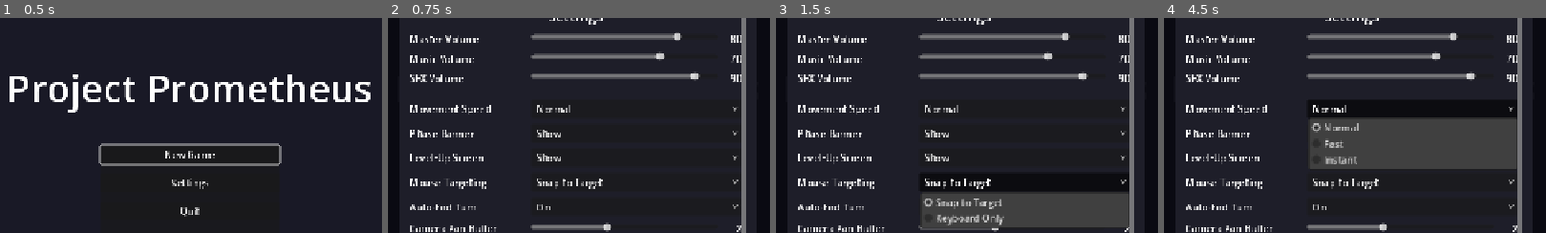
Above: before the commit, frames 1-4 (left to right).
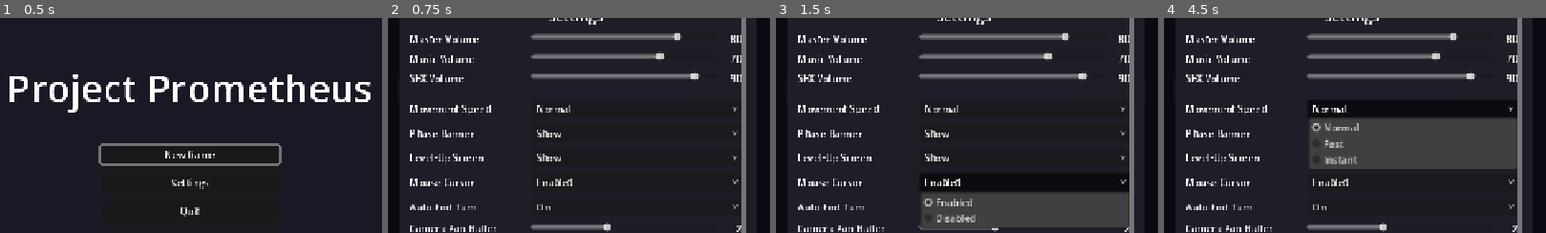
Above: after the commit, the same moments.

Repository: jackmanj1337/Project_Prometheus
Game: Godot game, scene res://scenes/core/Boot.tscn
The game is run twice, just before and just after one commit, with the same random seed, the same clock (stepped at 60 frames per second) and the same inputs.
Inputs (mouse positions are % of the whole screen's width and height, from its top left):
- Up to frame 1 (0.5 s): no input
- Up to frame 2 (0.75 s): click "Settings" at 0.5 s
- Up to frame 3 (1.5 s): click (58, 50) at 1.25 s, where only the run before the commit has a clickable "Snap to Target"
- Up to frame 4 (4.5 s): click (58, 50) at 2 s, where only the run after the commit has a clickable "Enabled"; click "New Game" at 2.75 s; click "New Game" at 3.5 s; click "Normal" at 4.25 s
The pictures show only the part of the screen within x 25-75%, y 12-62%; the shares and areas given below are measured in that part.

Frame 1 is identical in both runs. In frame 2, 0.6% of the frame differs, in the area x 15-57%, y 74-80%; in frame 3, 1.2%, in the area x 15-60%, y 74-97%; in frame 4, 0.6%.

Commit message:
Fix PT4 #1: rename mouse_targeting → mouse_cursor; gate motion in all states
Player reported that, even with the (then-named) 'Mouse Targeting' setting
set to 'Keyboard Only', bumping the mouse still moved the cursor in keyboard
play. Root cause: the setting was checked only inside the TARGETING state at
MapCursor._handle_targeting_mouse_motion; FREE / UNIT_SELECTED moved the cursor
on every InputEventMouseMotion with no gate.

Per GDD_10a A1 / designer call: rename the setting to mouse_cursor (values
'enabled'/'disabled', default 'enabled') and apply the gate once at the top of
_handle_mouse_motion, so it covers every state. The targeting-snap behavior is
preserved when enabled; nothing snaps when disabled. Mouse *clicks* (confirm/
cancel/middle-click danger toggle) are deliberately left active — the toggle
is scoped to cursor follow, not all mouse input.

Touched:
  - SettingsManager.gd — rename field; default 'enabled'; one-shot migration
    in load_settings() honours the legacy 'mouse_targeting' cfg key once.
  - SettingsScreen.gd + .tscn — node names HBoxMouseCursor/OptMouseCursor;
    row label 'Mouse Cursor'; values 'Enabled'/'Disabled'.
  - MapCursor.gd — single gate in _handle_mouse_motion; targeting handler's
    redundant per-state check removed; header comment now describes the
    enabled-only contract.
  - GDD_01 + GDD_07 — spec updated; migration note added.
  - test_map_cursor.gd — new case asserts motion is ignored when disabled
    and resumes when enabled.
  - test_settings_screen.gd — node path updated to the new names.
  - GDD_10a_Overview.md — A1 moved to §1 Done with the verifying test.

Suite: 24 suites / 422 tests green.

Diff:
--- a/scenes/ui/SettingsScreen.tscn
+++ b/scenes/ui/SettingsScreen.tscn
@@ -154,15 +154,15 @@
 layout_mode = 2
 size_flags_horizontal = 3
 
-[node name="HBoxMouseTargeting" type="HBoxContainer" parent="Panel/ScrollContainer/VBox"]
-layout_mode = 2
-
-[node name="Label" type="Label" parent="Panel/ScrollContainer/VBox/HBoxMouseTargeting"]
-custom_minimum_size = Vector2(200, 0)
-layout_mode = 2
-text = "Mouse Targeting"
-
-[node name="OptMouseTargeting" type="OptionButton" parent="Panel/ScrollContainer/VBox/HBoxMouseTargeting"]
+[node name="HBoxMouseCursor" type="HBoxContainer" parent="Panel/ScrollContainer/VBox"]
+layout_mode = 2
+
+[node name="Label" type="Label" parent="Panel/ScrollContainer/VBox/HBoxMouseCursor"]
+custom_minimum_size = Vector2(200, 0)
+layout_mode = 2
+text = "Mouse Cursor"
+
+[node name="OptMouseCursor" type="OptionButton" parent="Panel/ScrollContainer/VBox/HBoxMouseCursor"]
 layout_mode = 2
 size_flags_horizontal = 3
 
--- a/scripts/autoloads/SettingsManager.gd
+++ b/scripts/autoloads/SettingsManager.gd
@@ -18,8 +18,13 @@
 var phase_banner: String = "show"
 # "show"|"auto"|"skip"
 var level_up_screen: String = "show"
-# "snap"|"disabled" — mouse behavior while choosing a target tile
-var mouse_targeting: String = "snap"
+# "enabled"|"disabled" — whether the mouse drives the on-map cursor at all.
+# When "enabled", mouse motion moves the cursor in FREE / UNIT_SELECTED states
+# and snaps to the nearest valid target in TARGETING. When "disabled", mouse
+# motion is ignored entirely so stray bumps don't move the cursor in keyboard
+# play (PT4 #1). Mouse *clicks* (confirm/cancel/middle-click danger toggle) are
+# intentional acts and remain active in both modes.
+var mouse_cursor: String = "enabled"
 # Whether the player phase ends automatically once every unit has acted (#2).
 var auto_end_turn: bool = true
 # Tiles from the viewport edge that trigger a camera pan (#17). Default mirrors
@@ -55,7 +60,15 @@
 	movement_speed    = cfg.get_value("gameplay", "movement_speed",    movement_speed)
 	phase_banner      = cfg.get_value("gameplay", "phase_banner",      phase_banner)
 	level_up_screen   = cfg.get_value("gameplay", "level_up_screen",   level_up_screen)
-	mouse_targeting   = cfg.get_value("gameplay", "mouse_targeting",   mouse_targeting)
+	mouse_cursor      = cfg.get_value("gameplay", "mouse_cursor",      mouse_cursor)
+	# Migration (2026-05-20): the setting was renamed from mouse_targeting (values
+	# "snap"|"disabled") to mouse_cursor (values "enabled"|"disabled") because the
+	# old name covered only the TARGETING state. Honour an old cfg key once so
+	# saved preferences survive the rename. Remove this branch once no in-flight
+	# cfg files are likely to carry the legacy key.
+	var legacy_mouse: String = cfg.get_value("gameplay", "mouse_targeting", "")
+	if legacy_mouse != "":
+		mouse_cursor = "disabled" if legacy_mouse == "disabled" else "enabled"
 	auto_end_turn      = cfg.get_value("gameplay", "auto_end_turn",      auto_end_turn)
 	# Clamp on load: the SettingsScreen slider is limited to 0-5, but a hand-edited
 	# or corrupt cfg could feed an out-of-range value into the camera-scroll math.
@@ -78,7 +91,7 @@
 	cfg.set_value("gameplay", "movement_speed",    movement_speed)
 	cfg.set_value("gameplay", "phase_banner",      phase_banner)
 	cfg.set_value("gameplay", "level_up_screen",   level_up_screen)
-	cfg.set_value("gameplay", "mouse_targeting",   mouse_targeting)
+	cfg.set_value("gameplay", "mouse_cursor",      mouse_cursor)
 	cfg.set_value("gameplay", "auto_end_turn",      auto_end_turn)
 	cfg.set_value("gameplay", "camera_edge_buffer", camera_edge_buffer)
 
@@ -102,7 +115,7 @@
 			movement_speed    = "normal"
 			phase_banner      = "show"
 			level_up_screen   = "show"
-			mouse_targeting   = "snap"
+			mouse_cursor      = "enabled"
 			auto_end_turn      = true
 			camera_edge_buffer = 2
 		"controls":
--- a/scripts/core/MapCursor.gd
+++ b/scripts/core/MapCursor.gd
@@ -248,6 +248,13 @@
 func _handle_mouse_motion(event: InputEventMouseMotion) -> void:
 	if _camera == null or _grid == null:
 		return
+	# Player-controlled gate: when mouse_cursor is "disabled", a stray bump must
+	# not move the on-map cursor in any state (PT4 #1). Mouse *clicks* are still
+	# accepted as confirm/cancel — see _handle_mouse_button — because clicks are
+	# intentional and the toggle is scoped to cursor follow, not all mouse input.
+	var sm := get_node_or_null("/root/SettingsManager")
+	if sm != null and sm.mouse_cursor == "disabled":
+		return
 	# canvas_transform maps world → screen; its inverse converts screen pixels to world coords.
 	# Using the camera's own transform here would be wrong — it doesn't account for viewport offset.
 	var world := get_viewport().canvas_transform.affine_inverse() * event.position
@@ -271,16 +278,13 @@
 		# UNIT_MOVED (menu open) ignores mouse motion.
 
 
-# Mouse motion while choosing a target obeys the mouse_targeting UX setting:
-#   "snap"     — cursor jumps to the valid target nearest the pointer (Manhattan).
-#   "disabled" — motion is ignored; only keyboard cycling moves the cursor.
-# Mouse *clicks* still confirm/cancel regardless — handled in _handle_mouse_button.
+# Mouse motion in TARGETING snaps the cursor to the valid target nearest the
+# pointer (Manhattan distance). The "is the mouse cursor enabled?" gate is
+# already enforced once in _handle_mouse_motion above, so this function runs
+# only when mouse_cursor == "enabled".
 func _handle_targeting_mouse_motion(tile: Vector2i) -> void:
 	if not _targeting.can_change_target():
 		return  # frozen while the attack preview is showing
-	var sm := get_node_or_null("/root/SettingsManager")
-	if sm != null and sm.mouse_targeting == "disabled":
-		return
 	var tiles := _targeting.target_tiles()
 	if tiles.is_empty():
 		return
--- a/scripts/tests/test_map_cursor.gd
+++ b/scripts/tests/test_map_cursor.gd
@@ -540,6 +540,43 @@
 		print("FAIL set_equipped_weapon: %s" % str(swap_unit.data.inventory))
 		failed += 1
 
+	# ---- PT4 #1: mouse_cursor="disabled" ignores motion in FREE/UNIT_SELECTED ----
+	# Drive _handle_mouse_motion directly with a synthesized event. The function
+	# reads SettingsManager.mouse_cursor and bails before touching _set_tile when
+	# the setting is "disabled", so the cursor must stay put. When "enabled", the
+	# same motion must move it. Skips cleanly if the autoload isn't registered
+	# (e.g. someone runs this suite in isolation without --path).
+	var sm_mc := root.get_node_or_null("SettingsManager")
+	if sm_mc != null:
+		var t_mc := TurnManager.new(); root.add_child(t_mc)
+		var c_mc := _make_cursor(t_mc)
+		# Park the camera on (3,3) so _clamp_tile_to_view doesn't clip (4,4) out.
+		c_mc._camera.position = _grid.tile_to_world(Vector2i(3, 3))
+		c_mc._set_tile(Vector2i(0, 0))
+		var ev := InputEventMouseMotion.new()
+		# canvas_transform is identity here (no Camera2D offset applied to the
+		# root viewport), so screen pos == world pos for the test.
+		ev.position = _grid.tile_to_world(Vector2i(4, 4))
+
+		sm_mc.mouse_cursor = "disabled"
+		c_mc._handle_mouse_motion(ev)
+		var stayed: bool = c_mc.current_tile == Vector2i(0, 0)
+
+		sm_mc.mouse_cursor = "enabled"
+		c_mc._handle_mouse_motion(ev)
+		var moved: bool = c_mc.current_tile == Vector2i(4, 4)
+
+		sm_mc.mouse_cursor = "enabled"  # restore default
+		if stayed and moved:
+			print("OK  mouse_cursor=disabled ignores motion; enabled resumes (PT4 #1)")
+			passed += 1
+		else:
+			print("FAIL mouse_cursor gate: stayed=%s moved=%s tile=%s" % [
+				stayed, moved, str(c_mc.current_tile)])
+			failed += 1
+	else:
+		print("SKIP mouse_cursor gate (SettingsManager autoload absent)")
+
 	# ---- _camera_edge_buffer clamps an out-of-range SettingsManager value ----
 	var sm_buf := root.get_node_or_null("SettingsManager")
 	if sm_buf != null:
--- a/scripts/tests/test_settings_screen.gd
+++ b/scripts/tests/test_settings_screen.gd
@@ -30,7 +30,7 @@
 		"Panel/ScrollContainer/VBox/HBoxMovementSpeed/OptMovementSpeed",
 		"Panel/ScrollContainer/VBox/HBoxPhaseBanner/OptPhaseBanner",
 		"Panel/ScrollContainer/VBox/HBoxLevelUp/OptLevelUpScreen",
-		"Panel/ScrollContainer/VBox/HBoxMouseTargeting/OptMouseTargeting",
+		"Panel/ScrollContainer/VBox/HBoxMouseCursor/OptMouseCursor",
 		"Panel/ScrollContainer/VBox/HBoxAutoEndTurn/OptAutoEndTurn",
 		"Panel/ScrollContainer/VBox/HBoxCameraBuffer/SliderCameraBuffer",
 		"Panel/ScrollContainer/VBox/HBoxCameraBuffer/LabelCameraBuffer",
--- a/scripts/ui/SettingsScreen.gd
+++ b/scripts/ui/SettingsScreen.gd
@@ -24,7 +24,7 @@
 @onready var _opt_movement_speed: OptionButton = _vbox.get_node("HBoxMovementSpeed/OptMovementSpeed")
 @onready var _opt_phase_banner: OptionButton   = _vbox.get_node("HBoxPhaseBanner/OptPhaseBanner")
 @onready var _opt_level_up: OptionButton       = _vbox.get_node("HBoxLevelUp/OptLevelUpScreen")
-@onready var _opt_mouse_targeting: OptionButton = _vbox.get_node("HBoxMouseTargeting/OptMouseTargeting")
+@onready var _opt_mouse_cursor: OptionButton = _vbox.get_node("HBoxMouseCursor/OptMouseCursor")
 @onready var _opt_auto_end: OptionButton       = _vbox.get_node("HBoxAutoEndTurn/OptAutoEndTurn")
 @onready var _slider_camera_buffer: HSlider    = _vbox.get_node("HBoxCameraBuffer/SliderCameraBuffer")
 @onready var _label_camera_buffer: Label       = _vbox.get_node("HBoxCameraBuffer/LabelCameraBuffer")
@@ -35,7 +35,7 @@
 const _MOVEMENT_SPEED_OPTIONS: Array[String] = ["normal", "fast", "instant"]
 const _PHASE_BANNER_OPTIONS: Array[String]   = ["show", "skip"]
 const _LEVEL_UP_OPTIONS: Array[String]       = ["show", "auto", "skip"]
-const _MOUSE_TARGETING_OPTIONS: Array[String] = ["snap", "disabled"]
+const _MOUSE_CURSOR_OPTIONS: Array[String] = ["enabled", "disabled"]
 
 
 func _ready() -> void:
@@ -43,7 +43,7 @@
 	_populate_option_button(_opt_movement_speed, ["Normal", "Fast", "Instant"])
 	_populate_option_button(_opt_phase_banner,   ["Show", "Skip"])
 	_populate_option_button(_opt_level_up,       ["Show", "Auto", "Skip"])
-	_populate_option_button(_opt_mouse_targeting, ["Snap to Target", "Keyboard Only"])
+	_populate_option_button(_opt_mouse_cursor, ["Enabled", "Disabled"])
 	_populate_option_button(_opt_auto_end, ["Off", "On"])
 	# combat_animations has no system behind it yet — hide the inert control so
 	# the menu doesn't advertise a setting that does nothing. The SettingsManager
@@ -70,7 +70,7 @@
 	_opt_movement_speed.item_selected.connect(_on_movement_speed_selected)
 	_opt_phase_banner.item_selected.connect(_on_phase_banner_selected)
 	_opt_level_up.item_selected.connect(_on_level_up_selected)
-	_opt_mouse_targeting.item_selected.connect(_on_mouse_targeting_selected)
+	_opt_mouse_cursor.item_selected.connect(_on_mouse_cursor_selected)
 	_opt_auto_end.item_selected.connect(_on_auto_end_selected)
 	_slider_camera_buffer.value_changed.connect(_on_camera_buffer_changed)
 	_btn_back.pressed.connect(_on_back)
@@ -92,7 +92,7 @@
 	_opt_movement_speed.selected = maxi(0, _MOVEMENT_SPEED_OPTIONS.find(sm.get("movement_speed")))
 	_opt_phase_banner.selected   = maxi(0, _PHASE_BANNER_OPTIONS.find(sm.get("phase_banner")))
 	_opt_level_up.selected       = maxi(0, _LEVEL_UP_OPTIONS.find(sm.get("level_up_screen")))
-	_opt_mouse_targeting.selected = maxi(0, _MOUSE_TARGETING_OPTIONS.find(sm.get("mouse_targeting")))
+	_opt_mouse_cursor.selected = maxi(0, _MOUSE_CURSOR_OPTIONS.find(sm.get("mouse_cursor")))
 	_opt_auto_end.selected = 1 if sm.get("auto_end_turn") else 0
 	_slider_camera_buffer.value = sm.get("camera_edge_buffer")
 	_label_camera_buffer.text   = "%d" % sm.get("camera_edge_buffer")
@@ -157,10 +157,10 @@
 		sm.call("save")
 
 
-func _on_mouse_targeting_selected(index: int) -> void:
-	var sm := get_node_or_null("/root/SettingsManager")
-	if sm:
-		sm.set("mouse_targeting", _MOUSE_TARGETING_OPTIONS[index])
+func _on_mouse_cursor_selected(index: int) -> void:
+	var sm := get_node_or_null("/root/SettingsManager")
+	if sm:
+		sm.set("mouse_cursor", _MOUSE_CURSOR_OPTIONS[index])
 		sm.call("save")
 
 
Not shown, changed: CLAUDE/GDD/GDD_01_Architecture.md
Not shown, changed: CLAUDE/GDD/GDD_07_UI_UX.md
Not shown, changed: CLAUDE/GDD/GDD_10a_Overview.md
